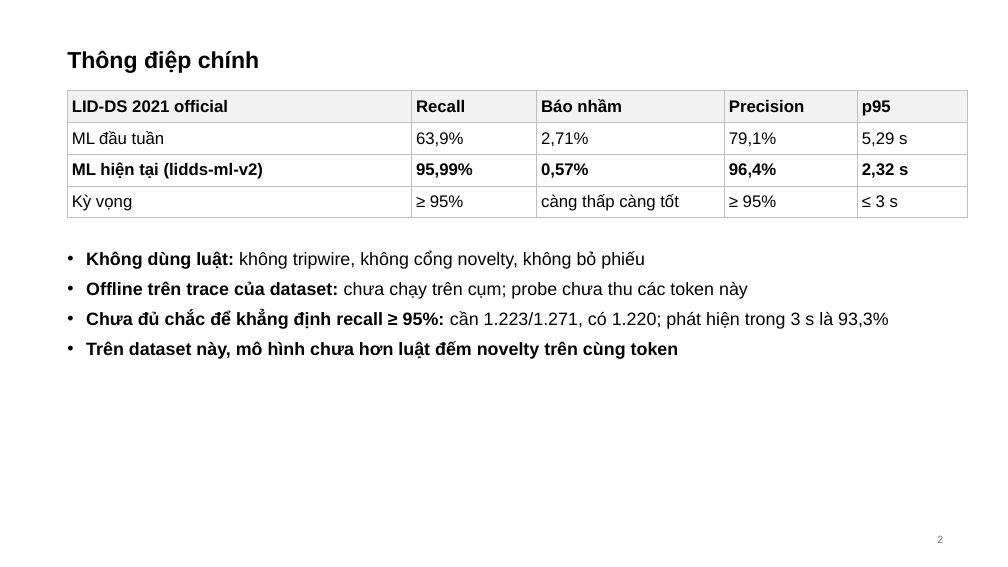
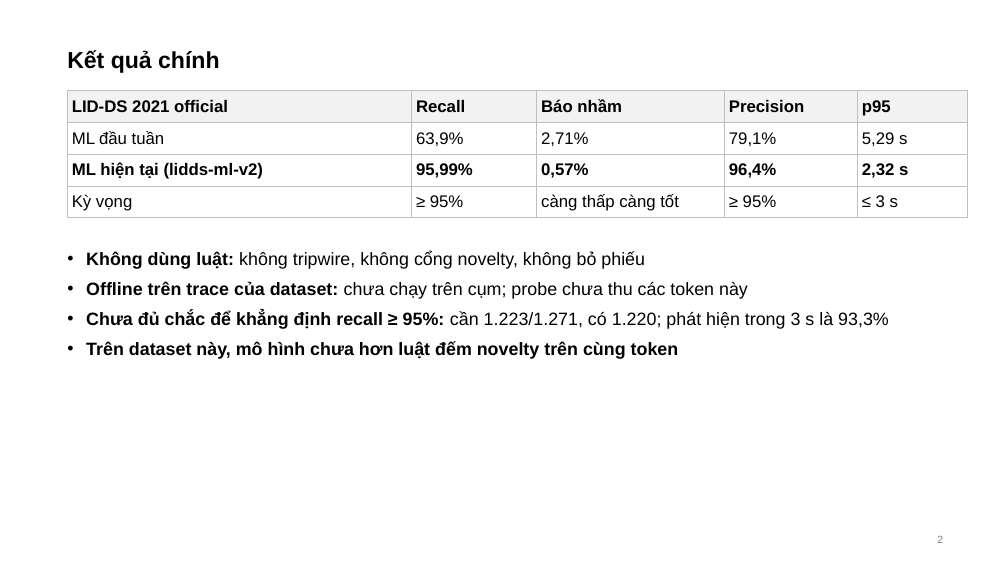
Before and after one commit to tndat-dev/eBPF-project, a slide deck: slide 2 of docs/Slide-runtime_security(06_11).pptx. Drawn at 1008x567 pixels with LibreOffice and Linux fonts; fonts in the diff are those of the drawing. Boxes give left, top, right and bottom in pixels: in the first picture for what was removed or moved away, otherwise in the second. Text is boxed around its words. In the diff, an @@ line names an element or a change of style, - is before the commit and + after.

```diff
--- a/docs/Slide-runtime_security(06_11).pptx
+++ b/docs/Slide-runtime_security(06_11).pptx
@@ title at bbox=[67, 50, 219, 73]: text changed @@
-Thông điệp chính
+Kết quả chính
```
Also in this commit, not shown: 11 other slides changed, 5 slides removed, 1 other file.
